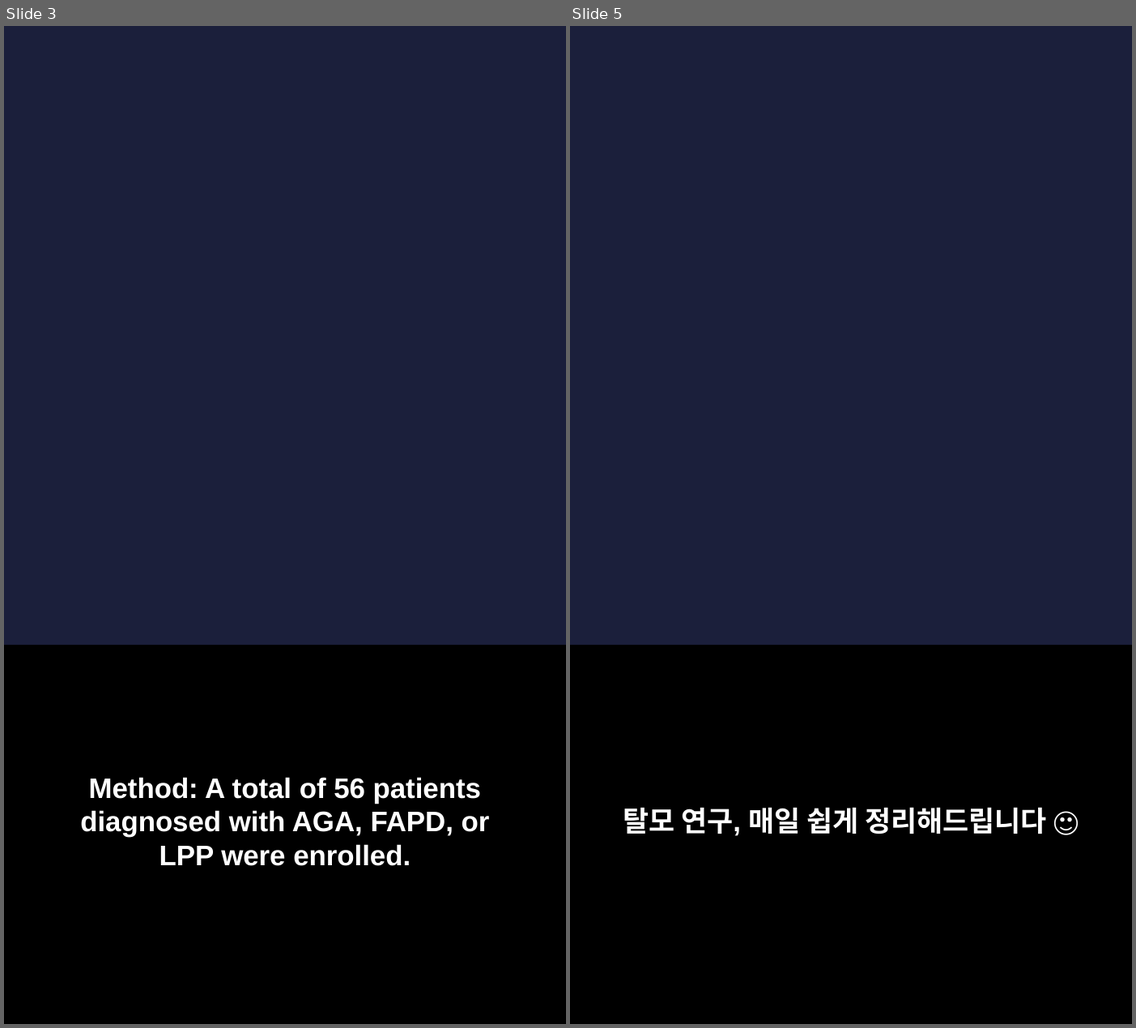
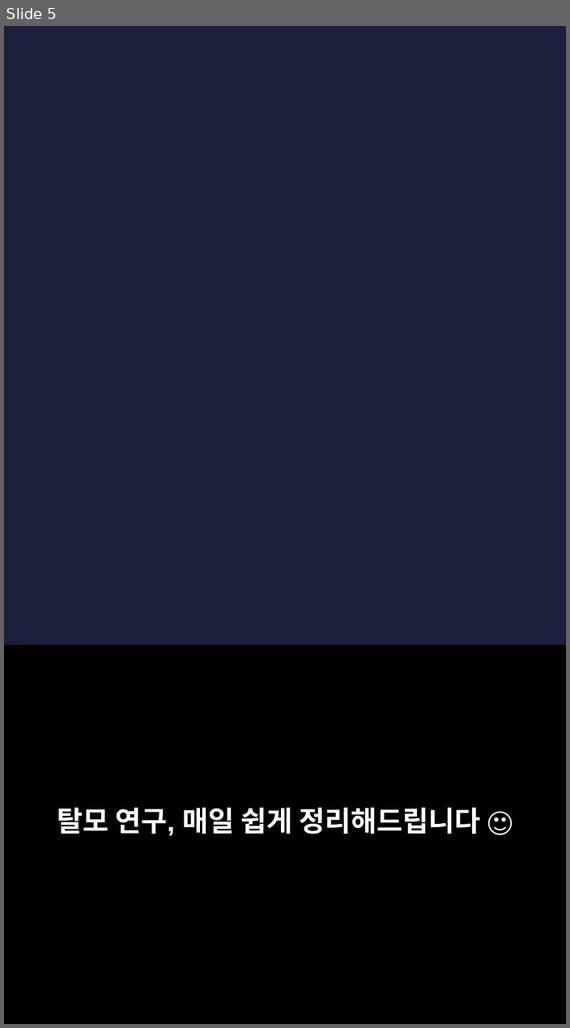
Before and after one commit to hyokang2010-BJ-ANTH/product-builder-test, a slide deck: pwa/data/latest/slides.pptx. Shown side by side, each under a label of ours: slides 3 and 5 before the commit, slide 5 after it; the slides between them are not shown. The pictures are 1136x1028 and 570x1028 pixels, drawn with LibreOffice and Linux fonts; fonts in the diff are those of the drawing; background and template pictures are left out. Boxes give left, top, right and bottom in pixels: in the first picture for what was removed or moved away, otherwise in the second. Text is boxed around its words. In the diff, an @@ line names an element or a change of style, - is before the commit and + after.

```diff
--- a/pwa/data/latest/slides.pptx
+++ b/pwa/data/latest/slides.pptx
@@ slide 3 removed at (4,26,566,1024), background picture (left out) @@
@@ rectangle removed at (4,646,566,1024) @@
@@ text removed at (80,777,490,866) @@
-Method: A total of 56 patients diagnosed with AGA, FAPD, or LPP were enrolled.
```
Also in this commit, not shown: 2 slides changed, 4 slides added, 4 other slides removed, 26 other files.
